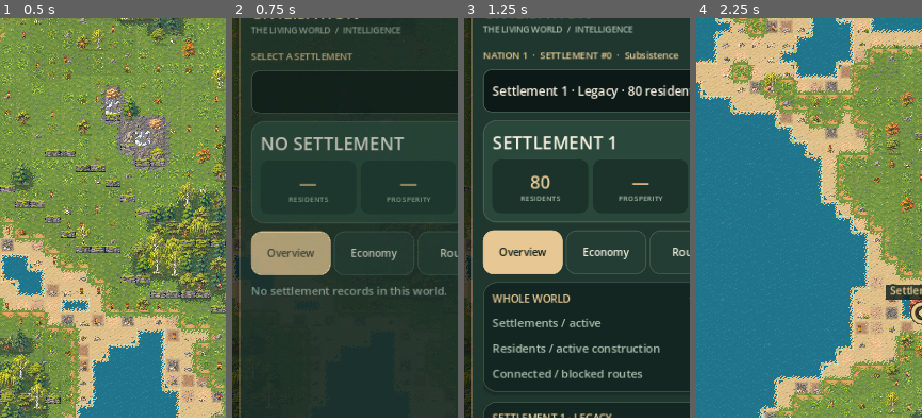
Above: before the commit, frames 1-4 (left to right).
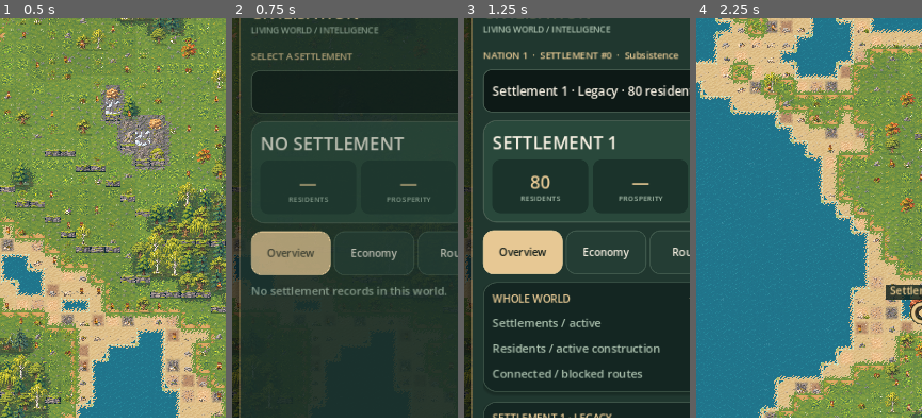
Above: after the commit, the same moments.

Repository: sebbbbrrrr/God-sandbox
Game: Godot game, scene res://scenes/world.tscn
Two runs of this game, one before a commit and one after it. Both use one fixed random seed, a clock stepped at 60 frames per second and the inputs below.
Inputs:
- Up to frame 1 (0.5 s): no input
- Up to frame 2 (0.75 s): click "Towns" at 0.5 s
- Up to frame 3 (1.25 s): no input
- Up to frame 4 (2.25 s): click "Routes" at 1.25 s; click "Locate" at 2 s
The pictures show only the part of the screen within x 0-50%, y 13-63%; the shares and areas given below are measured in that part.

Frame 1 is identical in both runs. In frame 2, 0.6% of the frame differs, in the area x 8-75%, y 2-4%; in frame 3, 0.7%; in frame 4, nothing differs.

Commit message:
fix(ui): prevent header and five-tab collisions on narrow 320px portrait screens

Diff:
--- a/scripts/ui/civilisation_dashboard.gd
+++ b/scripts/ui/civilisation_dashboard.gd
@@ -30,6 +30,9 @@
 var sheet: PanelContainer
 var picker: OptionButton
 var map_button: CheckButton
+var locate_button: Button
+var brand_title: Label
+var brand_subtitle: Label
 var tab_buttons: Array[Button] = []
 var scroller: ScrollContainer
 var content: VBoxContainer
@@ -125,8 +128,10 @@
     brand.size_flags_horizontal = Control.SIZE_EXPAND_FILL
     brand.add_theme_constant_override("separation", -1)
     headline.add_child(brand)
-    brand.add_child(_label("CIVILISATION", 18, GOLD))
-    brand.add_child(_label("THE LIVING WORLD  /  INTELLIGENCE", 9, MUTED))
+    brand_title = _label("CIVILISATION", 18, GOLD)
+    brand_subtitle = _label("LIVING WORLD / INTELLIGENCE", 9, MUTED)
+    brand.add_child(brand_title)
+    brand.add_child(brand_subtitle)
     map_button = CheckButton.new()
     map_button.text = "Routes"
     map_button.tooltip_text = "Draw real road connections and settlement markers on the world"
@@ -137,9 +142,10 @@
     Motion.attach(map_button, func() -> bool: return not reduced_motion)
     headline.add_child(map_button)
     map_button.toggled.connect(_on_map_toggled)
-    var focus := _button("Locate", 58)
-    focus.pressed.connect(_focus_selected)
-    headline.add_child(focus)
+    locate_button = _button("Locate", 58)
+    locate_button.tooltip_text = "Locate the selected town on the world map"
+    locate_button.pressed.connect(_focus_selected)
+    headline.add_child(locate_button)
     var dismiss := _button("X", 43)
     dismiss.pressed.connect(close)
     headline.add_child(dismiss)
@@ -235,6 +241,20 @@
     root.size = size
     shade.position = Vector2.ZERO
     shade.size = size
+    var compact := size.x < 390.0
+    if map_button != null:
+        map_button.text = "Map" if compact else "Routes"
+        map_button.custom_minimum_size.x = 58 if compact else 78
+    if locate_button != null:
+        locate_button.text = "⌖" if compact else "Locate"
+        locate_button.custom_minimum_size.x = 43 if compact else 58
+    if brand_subtitle != null:
+        brand_subtitle.visible = not compact
+    var short_tabs := ["Home", "Goods", "Trade", "People", "Past"]
+    var long_tabs := ["Overview", "Economy", "Routes", "People", "History"]
+    for i in range(tab_buttons.size()):
+        tab_buttons[i].text = short_tabs[i] if compact else long_tabs[i]
+        tab_buttons[i].add_theme_font_size_override("font_size", 10 if compact else 11)
     var landscape := size.x > size.y * 1.18
     if landscape:
         var width := minf(540.0, maxf(320.0, size.x * 0.59))
